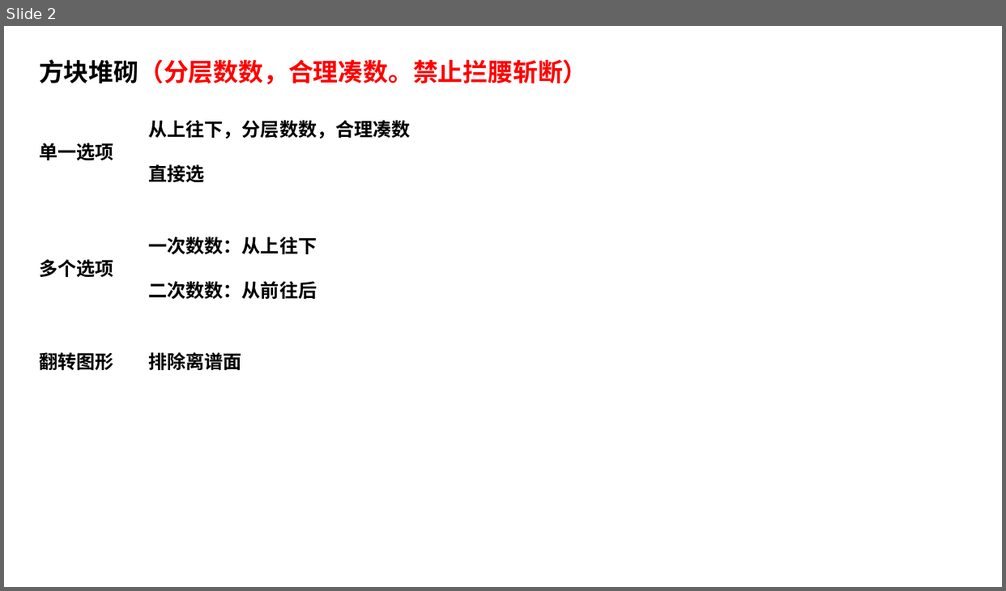
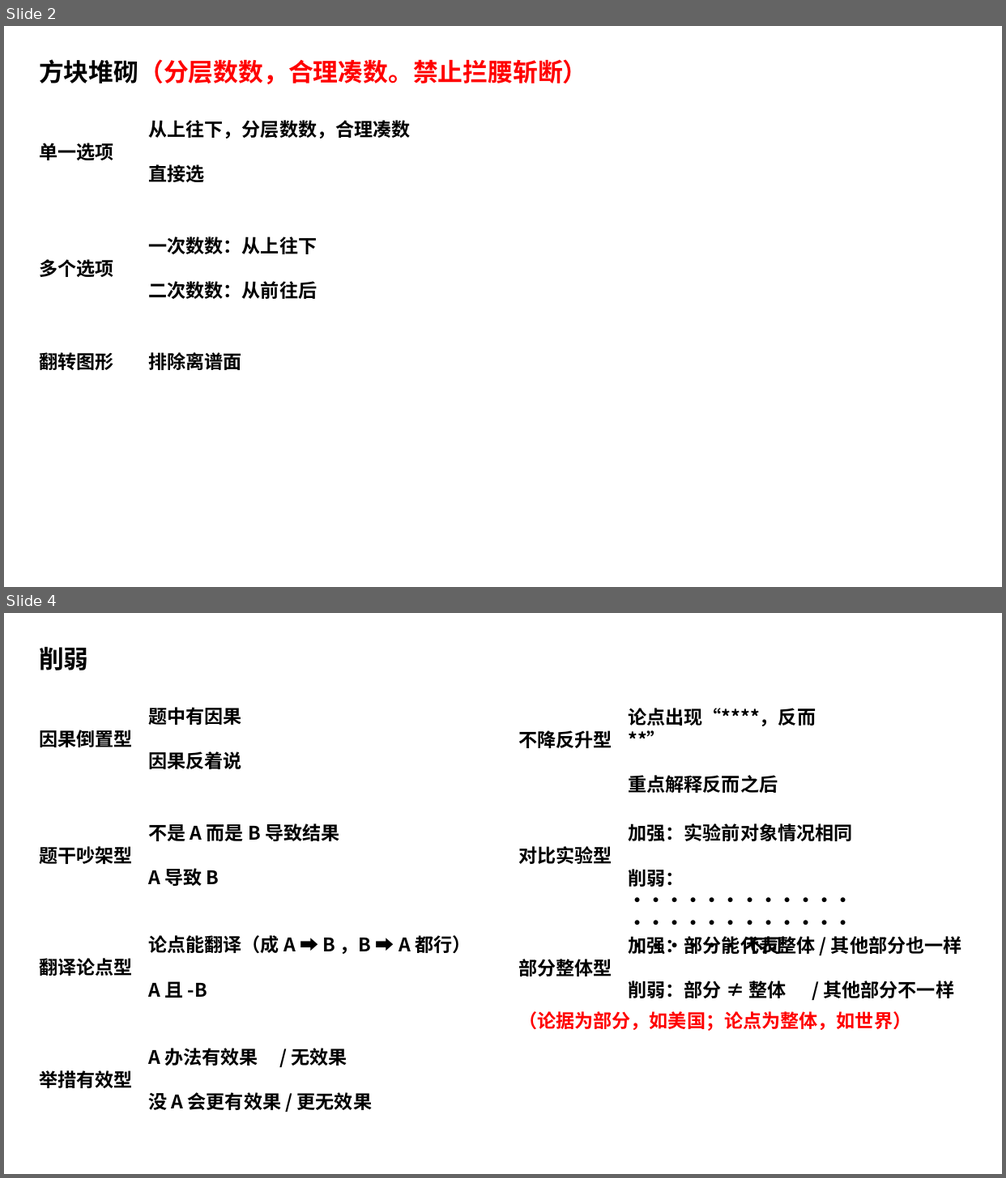
Before and after one commit to hornhuang/coder2ShiYeBian, a slide deck: 事业编备考/判断推理/判断推理.pptx. Shown one above the other, each under a label of ours: slide 2 before the commit, slides 2 and 4 after it; the slides between them are not shown. The pictures are 1006x591 and 1006x1178 pixels, drawn with LibreOffice and Linux fonts; fonts in the diff are those of the drawing. Boxes give left, top, right and bottom in pixels: in the first picture for what was removed or moved away, otherwise in the second. Text is boxed around its words. In the diff, an @@ line names an element or a change of style, - is before the commit and + after.

```diff
--- a/事业编备考/判断推理/判断推理.pptx
+++ b/事业编备考/判断推理/判断推理.pptx
@@ slide 4 added at (4,613,1002,1174), background #FFFFFF @@
@@ text added at (39,646,89,671), 24 pt, text #000000, bold @@
+削弱
@@ text added at (148,707,241,769), 18 pt, text #000000, bold @@
+题中有因果
+因果反着说
@@ text added at (628,708,816,793), 18 pt, text #000000, bold @@
+论点出现“****，反而 **”
+重点解释反而之后
@@ text added at (39,727,132,751), 18 pt, text #000000, bold @@
+因果倒置型
@@ text added at (518,730,612,748), 18 pt, text #000000, bold @@
+不降反升型
@@ text added at (148,824,339,886), 18 pt, text #000000, bold @@
+不是 A 而是 B 导致结果
+A 导致 B
@@ text added at (628,824,852,957), 18 pt, text #000000, bold @@
+加强：实验前对象情况相同
+削弱：······························ 不同
@@ text added at (39,846,132,864), 18 pt, text #000000, bold @@
+题干吵架型
@@ text added at (518,846,612,864), 18 pt, text #000000, bold @@
+对比实验型
@@ text added at (148,935,471,998), 18 pt, text #000000, bold @@
+论点能翻译（成 A ➡️ B ，B ➡️ A 都行）
+A 且 -B
@@ text added at (628,936,962,999), 18 pt, text #000000, bold @@
+加强：部分能代表整体 / 其他部分也一样
+削弱：部分 ≠ 整体 / 其他部分不一样
@@ text added at (39,958,132,976), 18 pt, text #000000, bold @@
+翻译论点型
@@ text added at (518,959,612,977), 18 pt, text #000000, bold @@
+部分整体型
@@ text added at (518,1012,911,1031), 18 pt, text #FF0000, bold @@
+（论据为部分，如美国；论点为整体，如世界）
@@ text added at (148,1048,372,1110), 18 pt, text #000000, bold @@
+A 办法有效果 / 无效果
+没 A 会更有效果 / 更无效果
@@ text added at (39,1071,132,1088), 18 pt, text #000000, bold @@
+举措有效型
```
Also in this commit, not shown: 1 slide changed, 1 other slide added.
